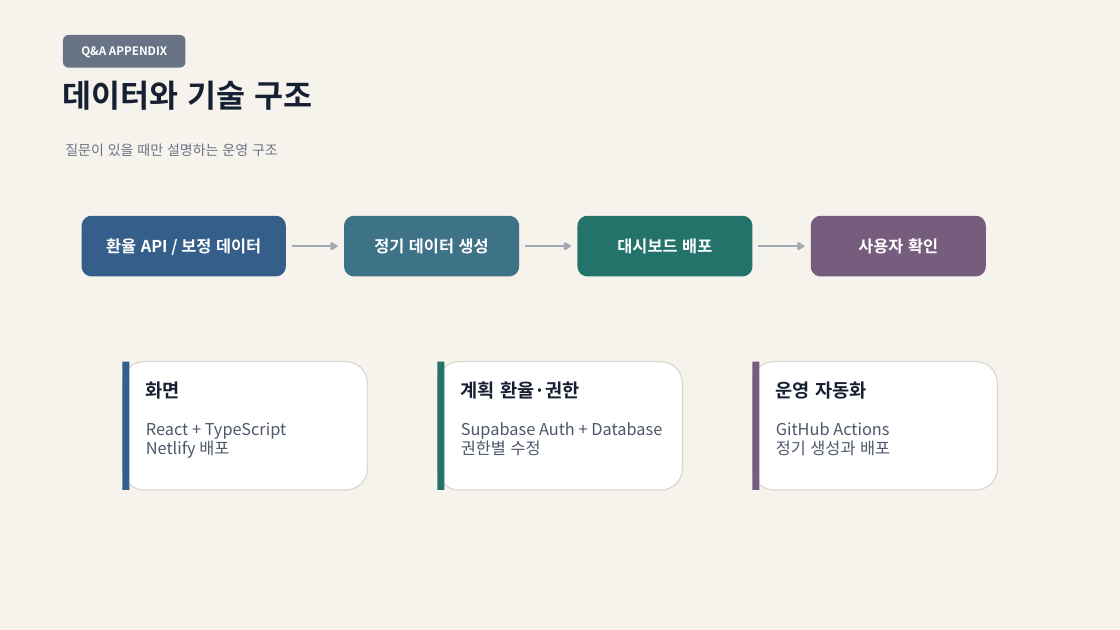
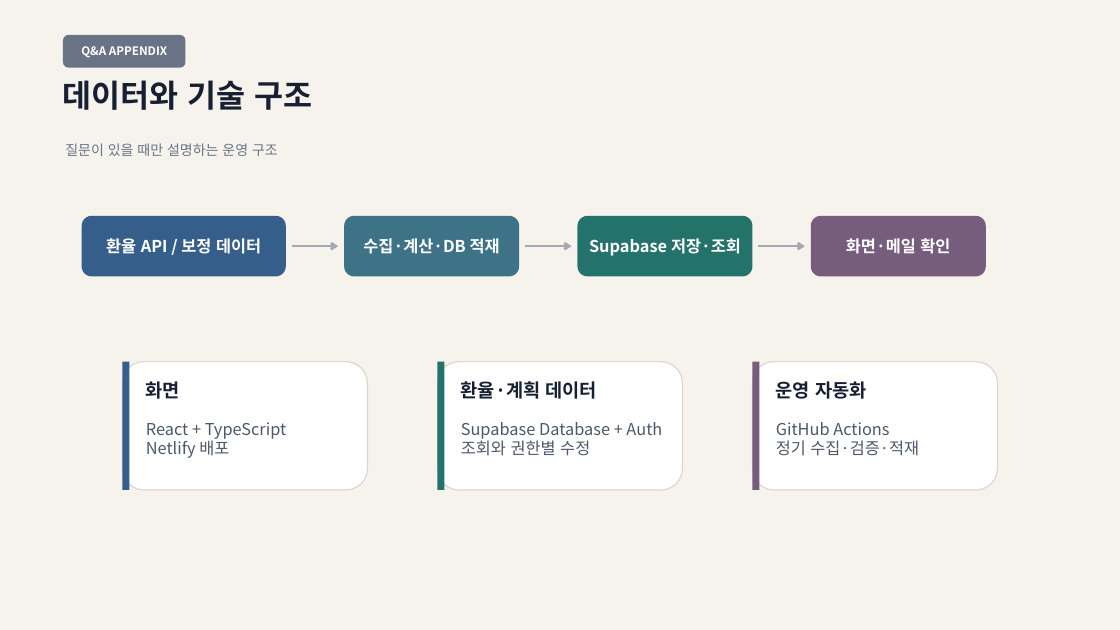
Before and after one commit to erleri/congenial-octo-garbanzo, a slide deck: slide 9 of LatamFX_AX_5min_presentation.pptx. Drawn at 1120x630 pixels with LibreOffice and Linux fonts; fonts in the diff are those of the drawing. Boxes give left, top, right and bottom in pixels: in the first picture for what was removed or moved away, otherwise in the second. Text is boxed around its words. In the diff, an @@ line names an element or a change of style, - is before the commit and + after.

```diff
--- a/LatamFX_AX_5min_presentation.pptx
+++ b/LatamFX_AX_5min_presentation.pptx
@@ text in rounded rectangle at (363,238,500,254): text changed @@
-정기 데이터 생성
+수집·계산·DB 적재
@@ text in rounded rectangle at (589,238,741,256): text changed @@
-대시보드 배포
+Supabase 저장·조회
@@ text in rounded rectangle at (846,238,950,254): text changed @@
-사용자 확인
+화면·메일 확인
@@ text at (461,381,597,399): text changed @@
-계획 환율·권한
+환율·계획 데이터
@@ text at (461,422,662,456): text changed @@
-Supabase Auth + Database
-권한별 수정
+Supabase Database + Auth
+조회와 권한별 수정
@@ text at (776,440,919,456): text changed @@
-정기 생성과 배포
+정기 수집·검증·적재
```
Also in this commit, not shown: 1 other slide changed, 3 other files.
